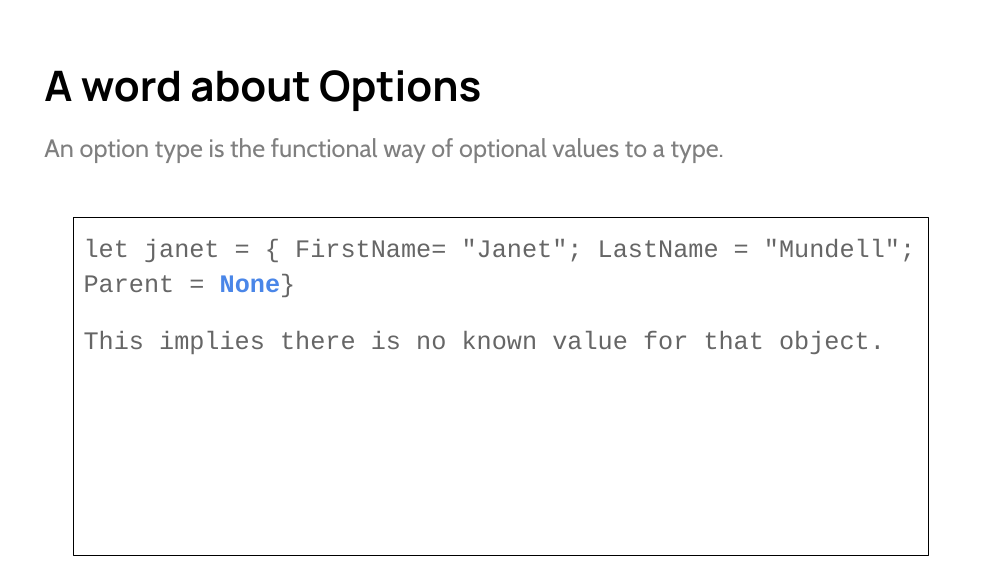
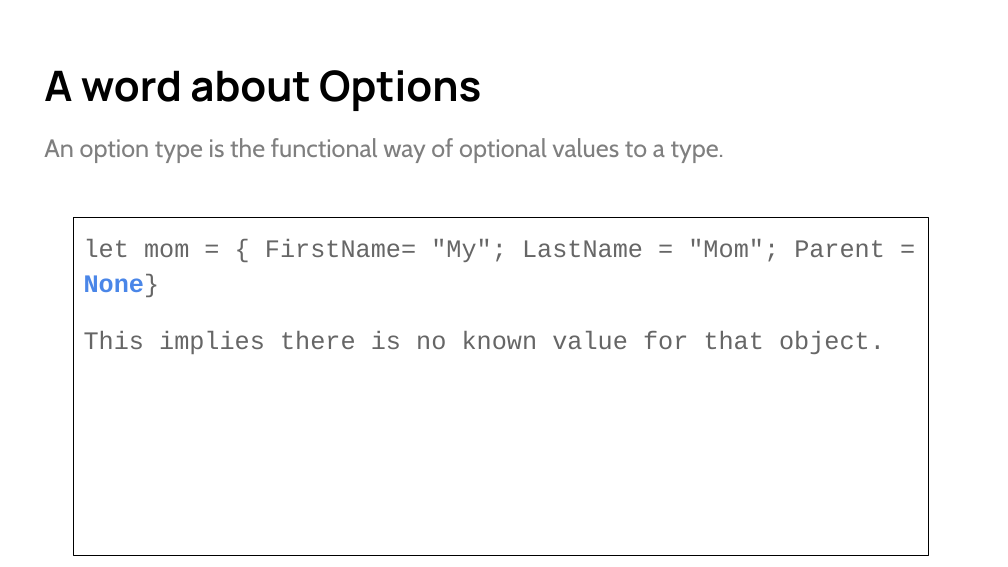
Before and after one commit to cmbrown1598/fsDemo, a slide deck: slide 45 of Intro to F# - Quick.pptx. Drawn at 1008x567 pixels with LibreOffice and Linux fonts; fonts in the diff are those of the drawing. Boxes give left, top, right and bottom in pixels: in the first picture for what was removed or moved away, otherwise in the second. Text is boxed around its words. In the diff, an @@ line names an element or a change of style, - is before the commit and + after.

```diff
--- a/Intro to F# - Quick.pptx
+++ b/Intro to F# - Quick.pptx
@@ text at (x1=84, y1=239, x2=885, y2=297): text changed @@
-let janet = { FirstName= "Janet"; LastName = "Mundell"; Parent = None}
+let mom = { FirstName= "My"; LastName = "Mom"; Parent = None}
```
Also in this commit, not shown: 13 other slides changed, 1 slide removed, 1 other file.
